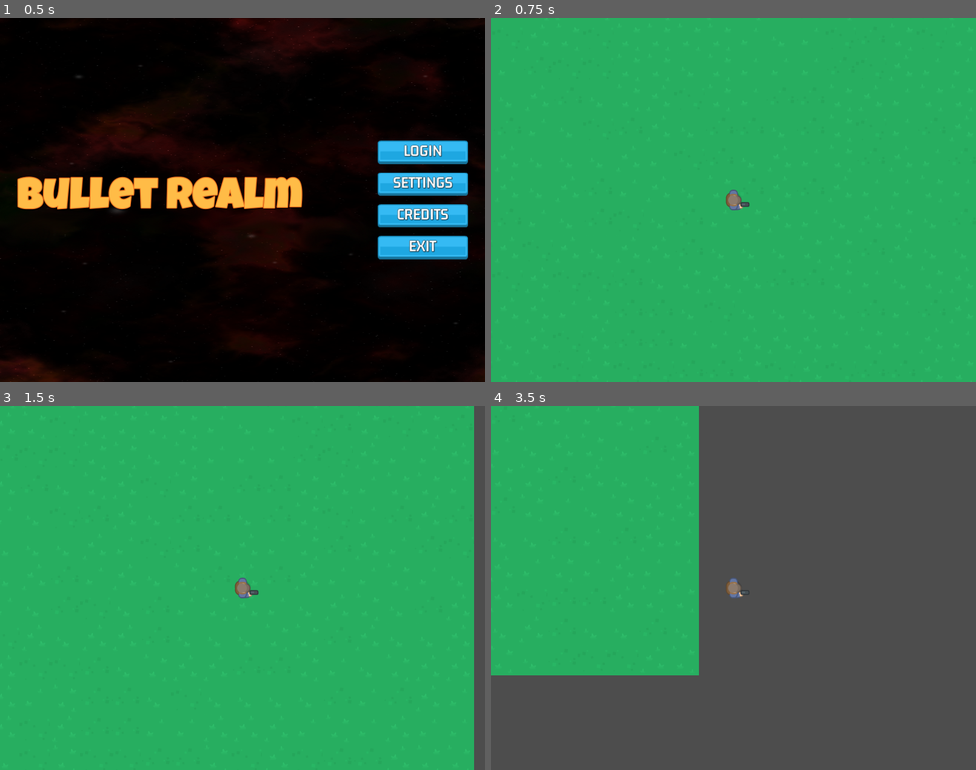
Above: before the commit, frames 1-4 (two rows, left to right).
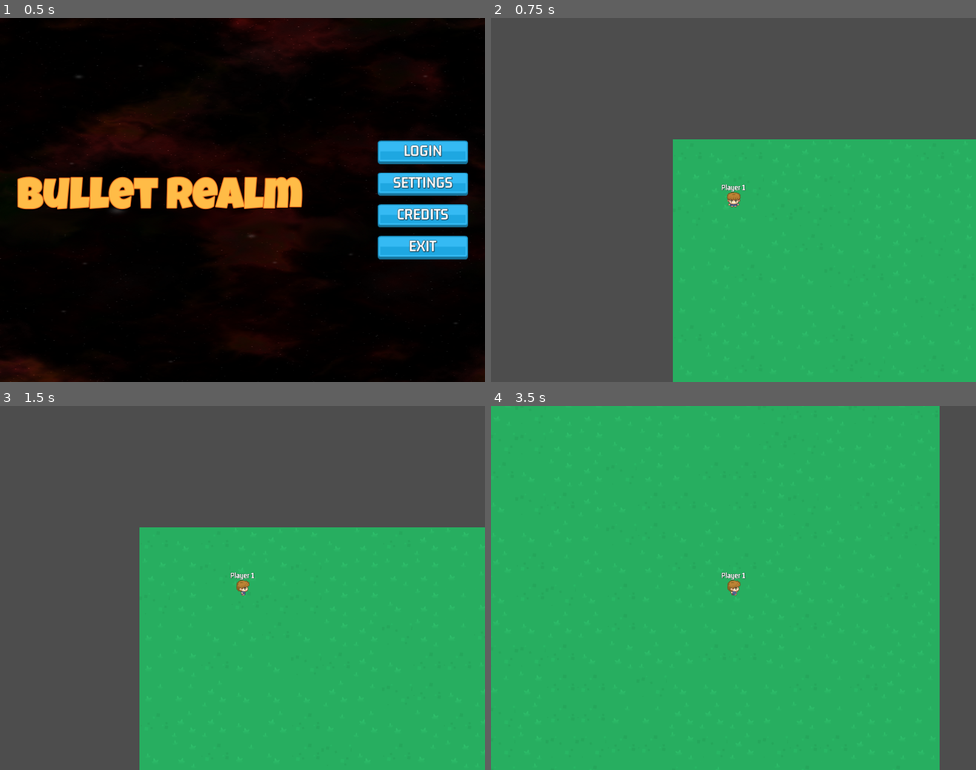
Above: after the commit, the same moments.

Repository: HelloImKevo/GodotGames
Game: Godot game, scene res://main_login/main_login.tscn
The game is run twice, just before and just after one commit, with the same random seed, the same clock (stepped at 60 frames per second) and the same inputs.
Inputs:
- Up to frame 1 (0.5 s): no input
- Up to frame 2 (0.75 s): click "LOGIN" at 0.5 s
- Up to frame 3 (1.5 s): tap Enter at 1.25 s; hold D (right, bound only before the commit) from 1.28 s (still down)
- Up to frame 4 (3.5 s): release D (right, bound only before the commit) at 2.03 s; hold S (down, bound only before the commit) 2.03-2.78 s; hold D (right, bound only before the commit) from 2.78 s (still down)

Frame 1 is identical in both runs. In frame 2, 59% of the frame differs, in the area x 0-100%, y 0-100%; in frame 3, 53%; in frame 4, 61%, in the area x 0-93%, y 0-100%.

Commit message:
[Bullet] Import charwalk.png spritesheet and add MultiplayerSynchronizer @Inputs boilerplate

Diff:
--- a/BulletRealm/player/player.gd
+++ b/BulletRealm/player/player.gd
@@ -3,7 +3,17 @@
 ## Player : Survivor character controlled by the user.
 
 
-const SPEED: float = 450.0
+const MOTION_SPEED: float = 450.0
+const BOMB_RATE = 0.5
+
+@export var synced_position := Vector2()
+
+@export var stunned = false
+
+@onready var animation = $Animation
+@onready var inputs = $Inputs
+var last_bomb_time = BOMB_RATE
+var current_anim = ""
 
 var _last_input_velocity: Vector2 = Vector2.ZERO
 
@@ -12,23 +22,86 @@
 	return "Player"
 
 
-func _physics_process(_delta):
-	get_input()
+func _ready():
+	stunned = false
+	position = synced_position
+	if str(name).is_valid_int():
+		get_node("Inputs/InputsSync").set_multiplayer_authority(str(name).to_int())
+
+
+func _physics_process(delta):
+	inputs.update()
+	# TODO: Figure out multiplayer sync.
+	if multiplayer.multiplayer_peer == null or str(multiplayer.get_unique_id()) == str(name):
+		# The client which this player represent will update the controls state, and notify it to everyone.
+		inputs.update()
+
+	if multiplayer.multiplayer_peer == null or is_multiplayer_authority():
+		# The server updates the position that will be notified to the clients.
+		synced_position = position
+		# And increase the bomb cooldown spawning one if the client wants to.
+		last_bomb_time += delta
+		if not stunned and is_multiplayer_authority() and inputs.bombing and last_bomb_time >= BOMB_RATE:
+			last_bomb_time = 0.0
+			#get_node("../../BombSpawner").spawn([position, str(name).to_int()])
+	else:
+		# The client simply updates the position to the last known one.
+		position = synced_position
+
+	if not stunned:
+		# Everybody runs physics. I.e. clients tries to predict where they will be during the next frame.
+		velocity = inputs.motion * MOTION_SPEED
+		move_and_slide()
+
+	# Also update the animation based on the last known player input state
+	var new_anim = "standing"
+
+	if inputs.motion.y < 0:
+		new_anim = "walk_up"
+	elif inputs.motion.y > 0:
+		new_anim = "walk_down"
+	elif inputs.motion.x < 0:
+		new_anim = "walk_left"
+	elif inputs.motion.x > 0:
+		new_anim = "walk_right"
+
+	if stunned:
+		new_anim = "stunned"
+
+	if new_anim != current_anim:
+		current_anim = new_anim
+		animation.play(current_anim)
+
+
+func set_player_name(value):
+	get_node("label").text = value
+
+
+@rpc("call_local")
+func exploded(_by_who):
+	if stunned:
+		return
+	stunned = true
+	animation.play("stunned")
+
+
+func physics_process_old(_delta):
+	get_input_old()
 	move_and_slide()
 	rotation = _last_input_velocity.angle()
 
 
-func get_input() -> void:
+func get_input_old() -> void:
 	var new_velocity = Vector2.ZERO
 	# Primarily used for joystick movement.
-	new_velocity.x = Input.get_action_strength("right") - Input.get_action_strength("left")
-	new_velocity.y = Input.get_action_strength("down") - Input.get_action_strength("up")
-	velocity = new_velocity.normalized() * SPEED
+	new_velocity.x = Input.get_action_strength("move_right") - Input.get_action_strength("move_left")
+	new_velocity.y = Input.get_action_strength("move_down") - Input.get_action_strength("move_up")
+	velocity = new_velocity.normalized() * MOTION_SPEED
 
-	if (Input.is_action_pressed("right")
-			or Input.get_action_strength("left")
-			or Input.get_action_strength("down")
-			or Input.get_action_strength("up")):
+	if (Input.is_action_pressed("move_right")
+			or Input.get_action_strength("move_left")
+			or Input.get_action_strength("move_down")
+			or Input.get_action_strength("move_up")):
 		# TODO: There's probably a more elegant way to solve this using the Sprite2D's
 		# last updated rotation.
 		_last_input_velocity = velocity
--- a/BulletRealm/player/player.tscn
+++ b/BulletRealm/player/player.tscn
@@ -1,20 +1,160 @@
-[gd_scene load_steps=4 format=3 uid="uid://d1a6tjiyjwtbe"]
+[gd_scene load_steps=13 format=3 uid="uid://d1a6tjiyjwtbe"]
 
 [ext_resource type="Script" path="res://player/player.gd" id="1_hfdu0"]
-[ext_resource type="Texture2D" uid="uid://c00j1f15t5fvq" path="res://assets/images/survivor1_gun.png" id="1_slihg"]
+[ext_resource type="Texture2D" uid="uid://b4umbmf60lmaf" path="res://assets/spritesheets/charwalk.png" id="2_uu735"]
+[ext_resource type="Script" path="res://player/player_controls.gd" id="3_lpflv"]
+[ext_resource type="LabelSettings" uid="uid://brur7ffhebkw5" path="res://assets/fonts/GM_34_White.tres" id="3_okag8"]
 
 [sub_resource type="CircleShape2D" id="CircleShape2D_87c88"]
-radius = 16.0
+radius = 15.0
+
+[sub_resource type="Animation" id="Animation_if6r3"]
+length = 0.001
+tracks/0/type = "value"
+tracks/0/imported = false
+tracks/0/enabled = true
+tracks/0/path = NodePath("Sprite:frame")
+tracks/0/interp = 1
+tracks/0/loop_wrap = true
+tracks/0/keys = {
+"times": PackedFloat32Array(0),
+"transitions": PackedFloat32Array(1),
+"update": 1,
+"values": [0]
+}
+
+[sub_resource type="Animation" id="Animation_wg2wk"]
+resource_name = "standing"
+length = 0.4
+loop_mode = 1
+tracks/0/type = "value"
+tracks/0/imported = false
+tracks/0/enabled = true
+tracks/0/path = NodePath("Sprite:frame")
+tracks/0/interp = 1
+tracks/0/loop_wrap = true
+tracks/0/keys = {
+"times": PackedFloat32Array(0, 0.2),
+"transitions": PackedFloat32Array(1, 1),
+"update": 1,
+"values": [0, 8]
+}
+
+[sub_resource type="Animation" id="Animation_bji0t"]
+resource_name = "walk_down"
+length = 0.8
+loop_mode = 1
+tracks/0/type = "value"
+tracks/0/imported = false
+tracks/0/enabled = true
+tracks/0/path = NodePath("Sprite:frame")
+tracks/0/interp = 1
+tracks/0/loop_wrap = true
+tracks/0/keys = {
+"times": PackedFloat32Array(0, 0.2, 0.4, 0.6),
+"transitions": PackedFloat32Array(1, 1, 1, 1),
+"update": 1,
+"values": [0, 4, 8, 12]
+}
+
+[sub_resource type="Animation" id="Animation_8jrcw"]
+resource_name = "walk_left"
+length = 0.8
+loop_mode = 1
+tracks/0/type = "value"
+tracks/0/imported = false
+tracks/0/enabled = true
+tracks/0/path = NodePath("Sprite:frame")
+tracks/0/interp = 1
+tracks/0/loop_wrap = true
+tracks/0/keys = {
+"times": PackedFloat32Array(0, 0.2, 0.4, 0.6),
+"transitions": PackedFloat32Array(1, 1, 1, 1),
+"update": 1,
+"values": [1, 5, 9, 13]
+}
+
+[sub_resource type="Animation" id="Animation_6w4aa"]
+resource_name = "walk_right"
+length = 0.8
+loop_mode = 1
+tracks/0/type = "value"
+tracks/0/imported = false
+tracks/0/enabled = true
+tracks/0/path = NodePath("Sprite:frame")
+tracks/0/interp = 1
+tracks/0/loop_wrap = true
+tracks/0/keys = {
+"times": PackedFloat32Array(0, 0.2, 0.4, 0.6),
+"transitions": PackedFloat32Array(1, 1, 1, 1),
+"update": 1,
+"values": [3, 7, 11, 15]
+}
+
+[sub_resource type="Animation" id="Animation_ngryy"]
+resource_name = "walk_up"
+length = 0.8
+loop_mode = 1
+tracks/0/type = "value"
+tracks/0/imported = false
+tracks/0/enabled = true
+tracks/0/path = NodePath("Sprite:frame")
+tracks/0/interp = 1
+tracks/0/loop_wrap = true
+tracks/0/keys = {
+"times": PackedFloat32Array(0, 0.2, 0.4, 0.6),
+"transitions": PackedFloat32Array(1, 1, 1, 1),
+"update": 1,
+"values": [2, 6, 10, 14]
+}
+
+[sub_resource type="AnimationLibrary" id="AnimationLibrary_i240e"]
+_data = {
+"RESET": SubResource("Animation_if6r3"),
+"standing": SubResource("Animation_wg2wk"),
+"walk_down": SubResource("Animation_bji0t"),
+"walk_left": SubResource("Animation_8jrcw"),
+"walk_right": SubResource("Animation_6w4aa"),
+"walk_up": SubResource("Animation_ngryy")
+}
 
 [node name="Player" type="CharacterBody2D"]
+z_index = 10
+motion_mode = 1
 script = ExtResource("1_hfdu0")
 
-[node name="Sprite2D" type="Sprite2D" parent="."]
+[node name="Sprite" type="Sprite2D" parent="."]
 position = Vector2(9, 0)
-texture = ExtResource("1_slihg")
+texture = ExtResource("2_uu735")
+offset = Vector2(-9, -3)
+hframes = 4
+vframes = 4
 
-[node name="CollisionShape2D" type="CollisionShape2D" parent="."]
+[node name="Collision" type="CollisionShape2D" parent="."]
 shape = SubResource("CircleShape2D_87c88")
 
 [node name="Camera2D" type="Camera2D" parent="."]
 limit_smoothed = true
+
+[node name="Animation" type="AnimationPlayer" parent="."]
+libraries = {
+"": SubResource("AnimationLibrary_i240e")
+}
+
+[node name="Label" type="Label" parent="."]
+offset_left = -26.0
+offset_top = -36.0
+offset_right = 77.0
+offset_bottom = 2.0
+scale = Vector2(0.5, 0.5)
+text = "Player 1"
+label_settings = ExtResource("3_okag8")
+horizontal_alignment = 1
+vertical_alignment = 1
+
+[node name="MultiplayerSynchronizer" type="MultiplayerSynchronizer" parent="."]
+
+[node name="Inputs" type="Node" parent="."]
+script = ExtResource("3_lpflv")
+
+[node name="InputsSync" type="MultiplayerSynchronizer" parent="Inputs"]
--- /dev/null
+++ b/BulletRealm/player/player_controls.gd
@@ -0,0 +1,27 @@
+extends Node
+## Copied from "Multiplayer Bomber" Godot sample project:
+## https://github.com/godotengine/godot-demo-projects/tree/master/networking/multiplayer_bomber
+
+
+@export
+var motion = Vector2():
+	set(value):
+		# This will be sent by players, make sure values are within limits.
+		motion = clamp(value, Vector2(-1, -1), Vector2(1, 1)).normalized()
+
+@export var bombing = false
+
+
+func update():
+	var m = Vector2()
+	if Input.is_action_pressed("move_left"):
+		m += Vector2(-1, 0)
+	if Input.is_action_pressed("move_right"):
+		m += Vector2(1, 0)
+	if Input.is_action_pressed("move_up"):
+		m += Vector2(0, -1)
+	if Input.is_action_pressed("move_down"):
+		m += Vector2(0, 1)
+
+	motion = m
+	#bombing = Input.is_action_pressed("set_bomb")
--- a/BulletRealm/project.godot
+++ b/BulletRealm/project.godot
@@ -32,28 +32,32 @@
 
 [input]
 
-up={
+move_up={
 "deadzone": 0.5,
 "events": [Object(InputEventKey,"resource_local_to_scene":false,"resource_name":"","device":-1,"window_id":0,"alt_pressed":false,"shift_pressed":false,"ctrl_pressed":false,"meta_pressed":false,"pressed":false,"keycode":0,"physical_keycode":87,"key_label":0,"unicode":119,"echo":false,"script":null)
 , Object(InputEventKey,"resource_local_to_scene":false,"resource_name":"","device":-1,"window_id":0,"alt_pressed":false,"shift_pressed":false,"ctrl_pressed":false,"meta_pressed":false,"pressed":false,"keycode":0,"physical_keycode":4194320,"key_label":0,"unicode":0,"echo":false,"script":null)
+, Object(InputEventJoypadMotion,"resource_local_to_scene":false,"resource_name":"","device":-1,"axis":1,"axis_value":-1.0,"script":null)
 ]
 }
-down={
+move_down={
 "deadzone": 0.5,
 "events": [Object(InputEventKey,"resource_local_to_scene":false,"resource_name":"","device":-1,"window_id":0,"alt_pressed":false,"shift_pressed":false,"ctrl_pressed":false,"meta_pressed":false,"pressed":false,"keycode":0,"physical_keycode":83,"key_label":0,"unicode":115,"echo":false,"script":null)
 , Object(InputEventKey,"resource_local_to_scene":false,"resource_name":"","device":-1,"window_id":0,"alt_pressed":false,"shift_pressed":false,"ctrl_pressed":false,"meta_pressed":false,"pressed":false,"keycode":0,"physical_keycode":4194322,"key_label":0,"unicode":0,"echo":false,"script":null)
+, Object(InputEventJoypadMotion,"resource_local_to_scene":false,"resource_name":"","device":-1,"axis":1,"axis_value":1.0,"script":null)
 ]
 }
-left={
+move_left={
 "deadzone": 0.5,
 "events": [Object(InputEventKey,"resource_local_to_scene":false,"resource_name":"","device":-1,"window_id":0,"alt_pressed":false,"shift_pressed":false,"ctrl_pressed":false,"meta_pressed":false,"pressed":false,"keycode":0,"physical_keycode":65,"key_label":0,"unicode":97,"echo":false,"script":null)
 , Object(InputEventKey,"resource_local_to_scene":false,"resource_name":"","device":-1,"window_id":0,"alt_pressed":false,"shift_pressed":false,"ctrl_pressed":false,"meta_pressed":false,"pressed":false,"keycode":0,"physical_keycode":4194319,"key_label":0,"unicode":0,"echo":false,"script":null)
+, Object(InputEventJoypadMotion,"resource_local_to_scene":false,"resource_name":"","device":-1,"axis":0,"axis_value":-1.0,"script":null)
 ]
 }
-right={
+move_right={
 "deadzone": 0.5,
 "events": [Object(InputEventKey,"resource_local_to_scene":false,"resource_name":"","device":-1,"window_id":0,"alt_pressed":false,"shift_pressed":false,"ctrl_pressed":false,"meta_pressed":false,"pressed":false,"keycode":0,"physical_keycode":68,"key_label":0,"unicode":100,"echo":false,"script":null)
 , Object(InputEventKey,"resource_local_to_scene":false,"resource_name":"","device":-1,"window_id":0,"alt_pressed":false,"shift_pressed":false,"ctrl_pressed":false,"meta_pressed":false,"pressed":false,"keycode":0,"physical_keycode":4194321,"key_label":0,"unicode":0,"echo":false,"script":null)
+, Object(InputEventJoypadMotion,"resource_local_to_scene":false,"resource_name":"","device":-1,"axis":0,"axis_value":1.0,"script":null)
 ]
 }
 quit={
Binary file added: BulletRealm/assets/spritesheets/charwalk.png
Not shown, added: BulletRealm/assets/spritesheets/charwalk.png.import
